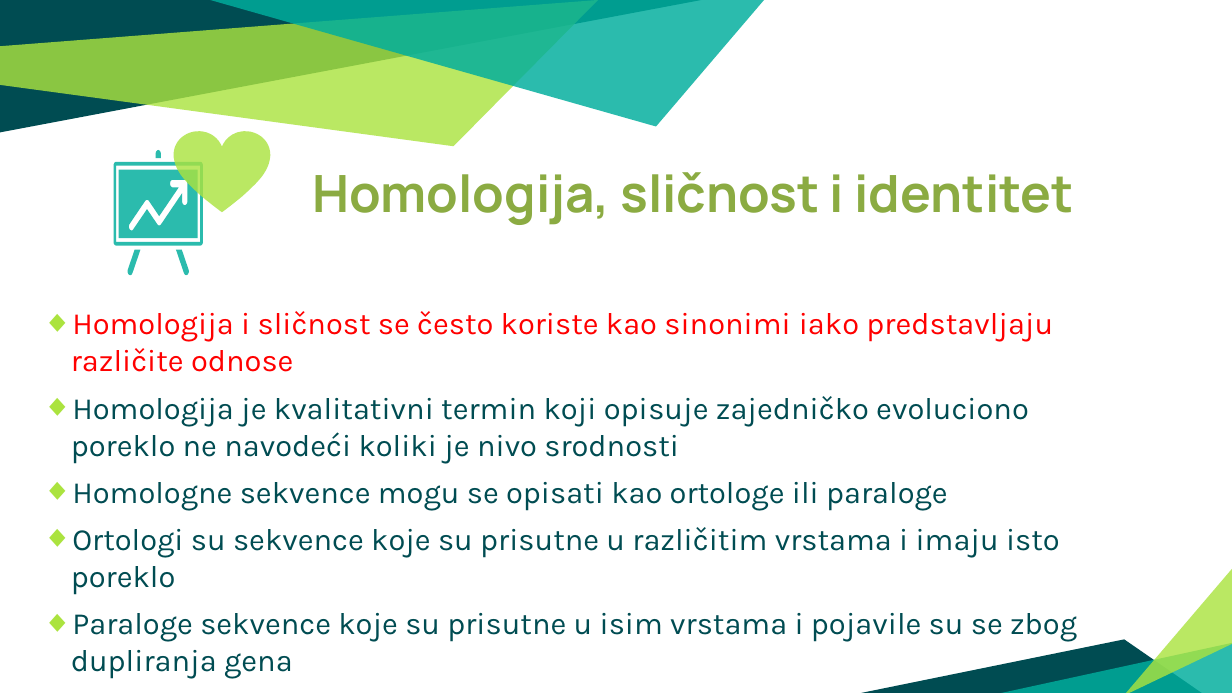
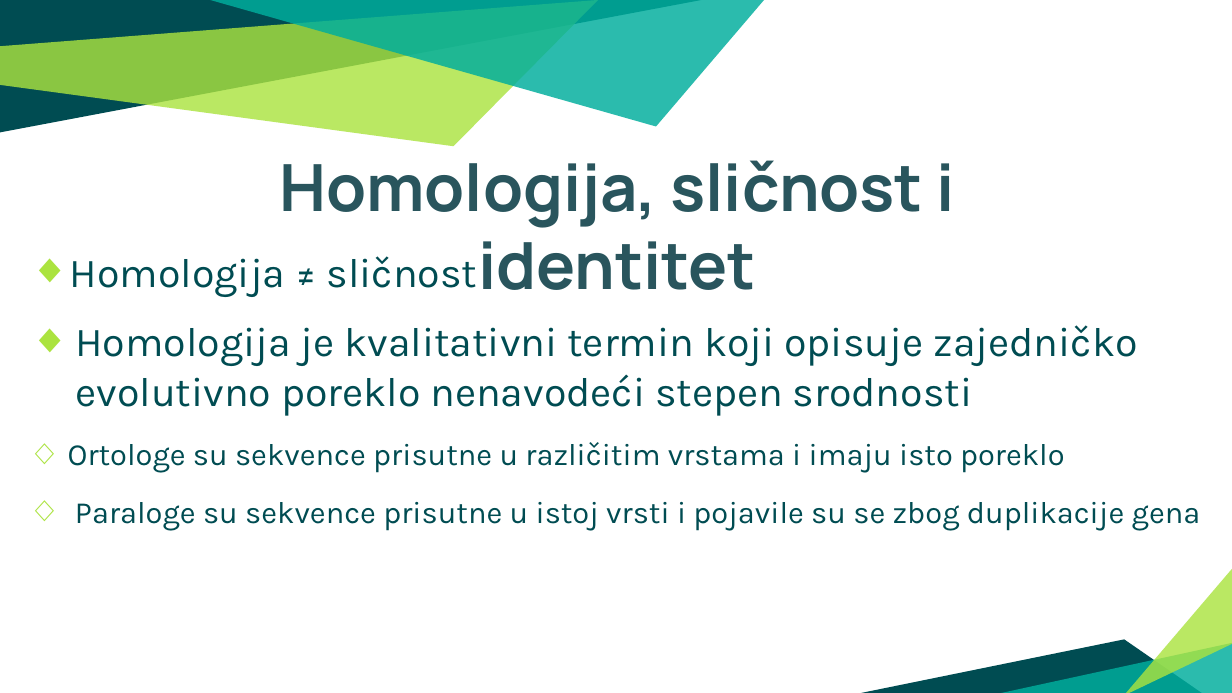
Before and after one commit to ozzy80/Large-Scale-Sequence-Comparison, a slide deck: slide 4 of Poređenje sekvenci velikih razmera.pptx. Drawn at 1232x693 pixels with LibreOffice and Linux fonts; fonts in the diff are those of the drawing. Boxes give left, top, right and bottom in pixels: in the first picture for what was removed or moved away, otherwise in the second. Text is boxed around its words. In the diff, an @@ line names an element or a change of style, - is before the commit and + after.

```diff
--- a/Poređenje sekvenci velikih razmera.pptx
+++ b/Poređenje sekvenci velikih razmera.pptx
@@ title "Homologija, sličnost i identitet": place and size @@
-title "Homologija, sličnost i identitet" at [312,172,1074,225]
+title "Homologija, sličnost i identitet" at [280,160,954,290]
@@ title "Homologija, sličnost i identitet" at [280,160,954,290]: size 30 to 38 pt, text colour #8BAB42 to #29555D; alignment left to centre @@
@@ freeform shape removed at [174,132,270,213] @@
@@ group removed at [113,150,202,276]: 5 freeform shapes @@
@@ subtitle at [68,256,1201,530]: text changed @@
-◆ Homologija i sličnost se često koriste kao sinonimi iako predstavljaju različite odnose
-◆ Homologija je kvalitativni termin koji opisuje zajedničko evoluciono poreklo ne navodeći koliki je nivo srodnosti
-◆ Homologne sekvence mogu se opisati kao ortologe ili paraloge
-◆ Ortologi su sekvence koje su prisutne u različitim vrstama i imaju isto poreklo
-◆ Paraloge sekvence koje su prisutne u isim vrstama i pojavile su se zbog dupliranja gena
+◆ Homologija ≠ sličnost
+◆ Homologija je kvalitativni termin koji opisuje zajedničko evolutivno poreklo nenavodeći stepen srodnosti
+    ◇ Ortologe su sekvence prisutne u različitim vrstama i imaju isto poreklo
+    ◇ Paraloge su sekvence prisutne u istoj vrsti i pojavile su se zbog duplikacije gena
```
Also in this commit, not shown: 15 other slides changed, 11 slides added, 8 slides removed, 8 other files.
